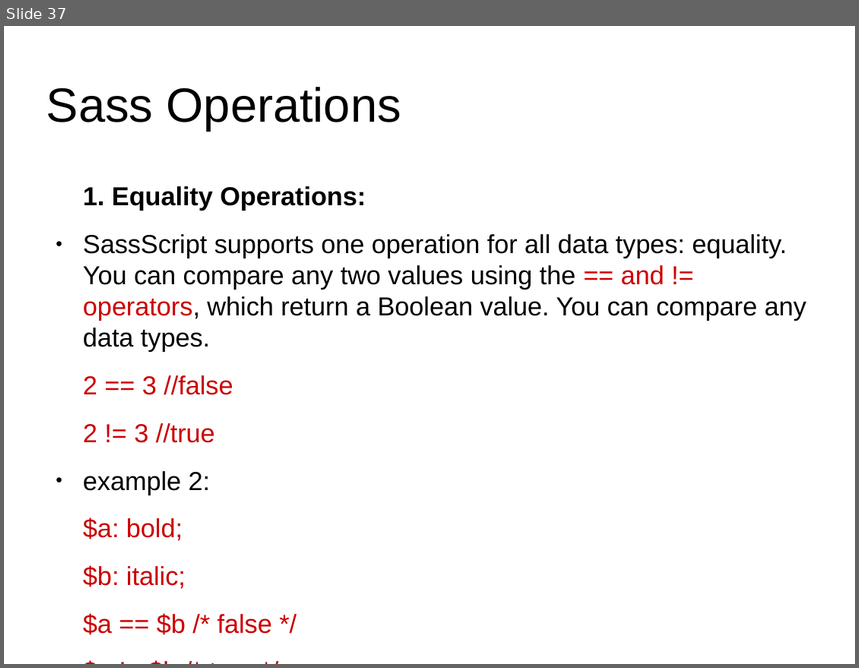
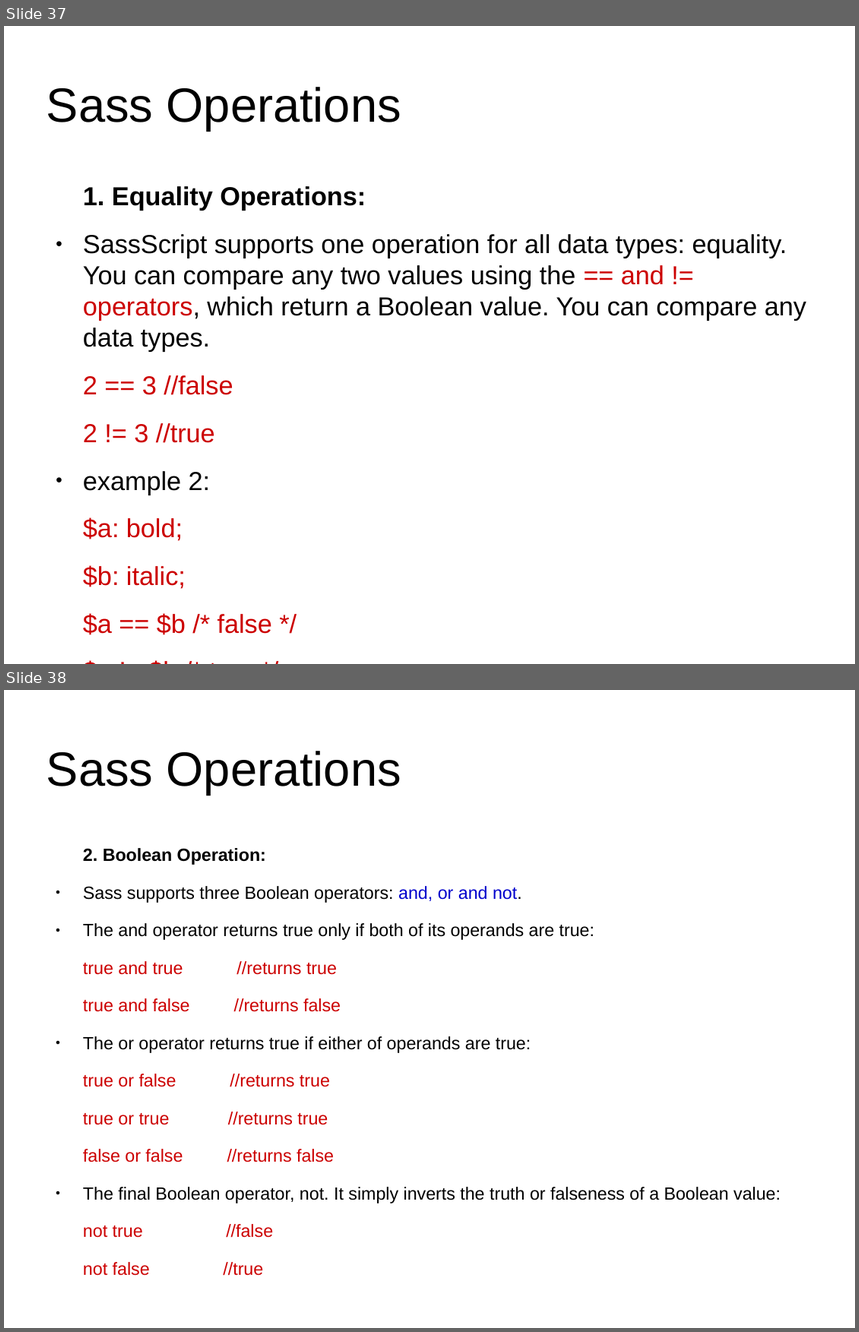
Before and after one commit to anumsh/SASS-Basics, a slide deck: SASS_basics.odp. Shown one above the other, each under a label of ours: slide 37 before the commit, slides 37 and 38 after it. The pictures are 859x668 and 859x1332 pixels, drawn with LibreOffice and Linux fonts; fonts in the diff are those of the drawing; background and template pictures are left out. Boxes give left, top, right and bottom in pixels: in the first picture for what was removed or moved away, otherwise in the second. Text is boxed around its words. In the diff, an @@ line names an element or a change of style, - is before the commit and + after.

Commit message:
feat: Sass boolean operation

```diff
--- a/SASS_basics.odp
+++ b/SASS_basics.odp
@@ slide 38 added at (x1=4, y1=690, x2=855, y2=1328), background #FFFFFF @@
@@ title added at (x1=47, y1=751, x2=401, y2=795), 44.8 pt, text #000000 @@
+Sass Operations
@@ text added at (x1=83, y1=848, x2=781, y2=1204), 16.5 pt, text #000000 @@
+2. Boolean Operation:
+● Sass supports three Boolean operators: and, or and not.
+● The and operator returns true only if both of its operands are true:
+true and true //returns true
+true and false //returns false
+● The or operator returns true if either of operands are true:
+true or false //returns true
+true or true //returns true
+false or false //returns false
+● The final Boolean operator, not. It simply inverts the truth or falseness of a Boolean value:
+not true //false
+not false //true
```
